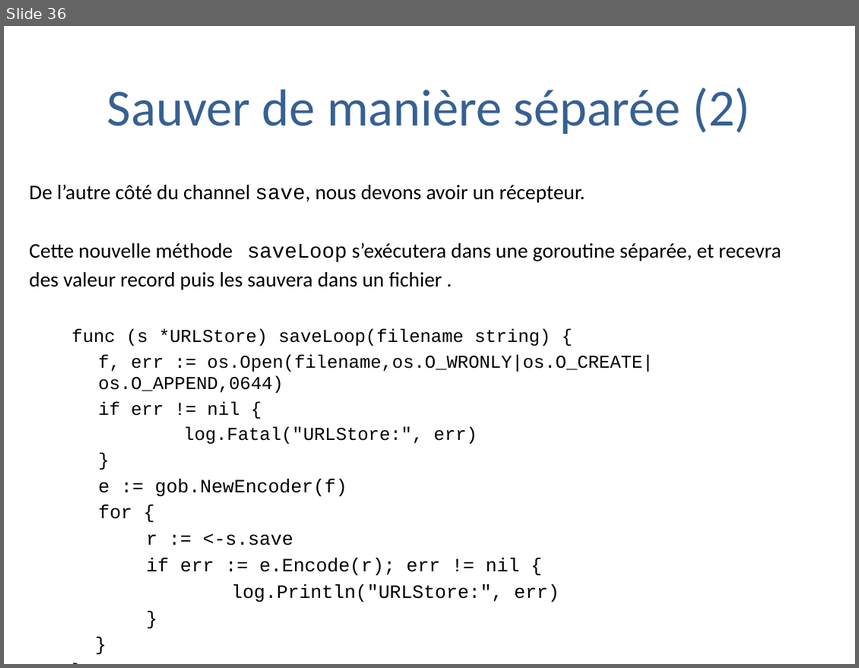
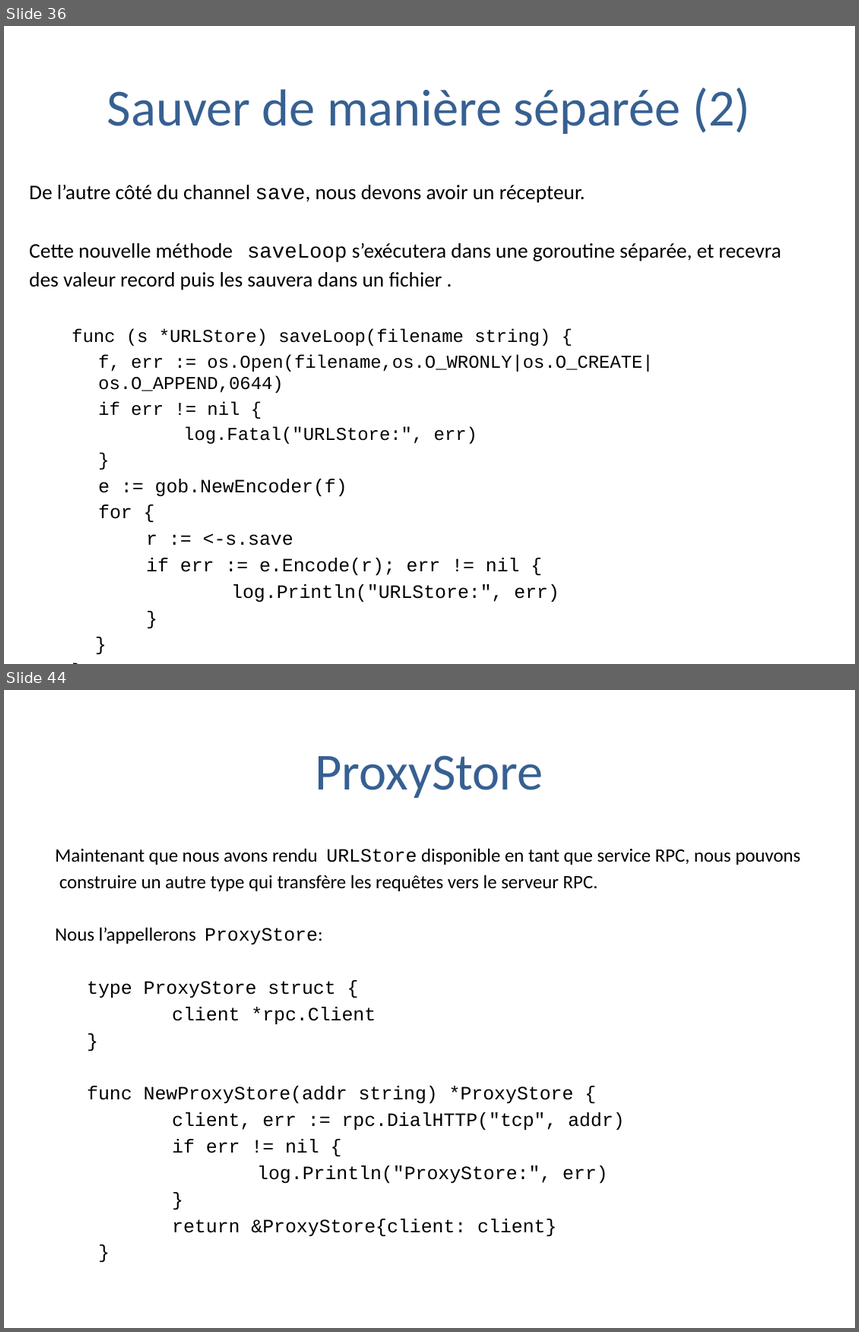
Before and after one commit to trash-anger/golang-france, a slide deck: Go-documentation/cours-general/Pratique de la programmation en go.pptx. Shown one above the other, each under a label of ours: slide 36 before the commit, slides 36 and 44 after it; the slides between them are not shown. The pictures are 859x668 and 859x1332 pixels, drawn with LibreOffice and Linux fonts; fonts in the diff are those of the drawing; background and template pictures are left out. Boxes give left, top, right and bottom in pixels: in the first picture for what was removed or moved away, otherwise in the second. Text is boxed around its words. In the diff, an @@ line names an element or a change of style, - is before the commit and + after.

```diff
--- a/Go-documentation/cours-general/Pratique de la programmation en go.pptx
+++ b/Go-documentation/cours-general/Pratique de la programmation en go.pptx
@@ slide 44 added at bbox=[4, 690, 855, 1328], background #FFFFFF @@
@@ title added at bbox=[316, 755, 544, 798], 44 pt, text #376092 @@
+ProxyStore
@@ text added at bbox=[55, 848, 801, 1236], 16 pt, text #000000 @@
+Maintenant que nous avons rendu URLStore disponible en tant que service RPC, nous pouvons
+construire un autre type qui transfère les requêtes vers le serveur RPC.
+Nous l’appellerons ProxyStore:
+type ProxyStore struct {
+client *rpc.Client
+}
+func NewProxyStore(addr string) *ProxyStore {
+client, err := rpc.DialHTTP("tcp", addr)
+if err != nil {
+log.Println("ProxyStore:", err)
+}
+return &ProxyStore{client: client}
+}
```
Also in this commit, not shown: 1 slide changed, 20 other slides added, 1 other file.
